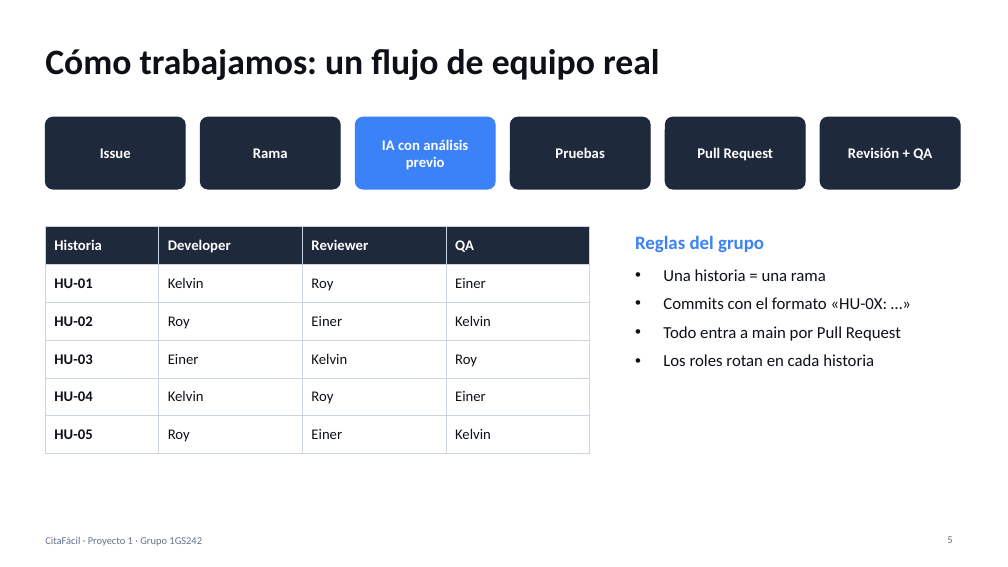
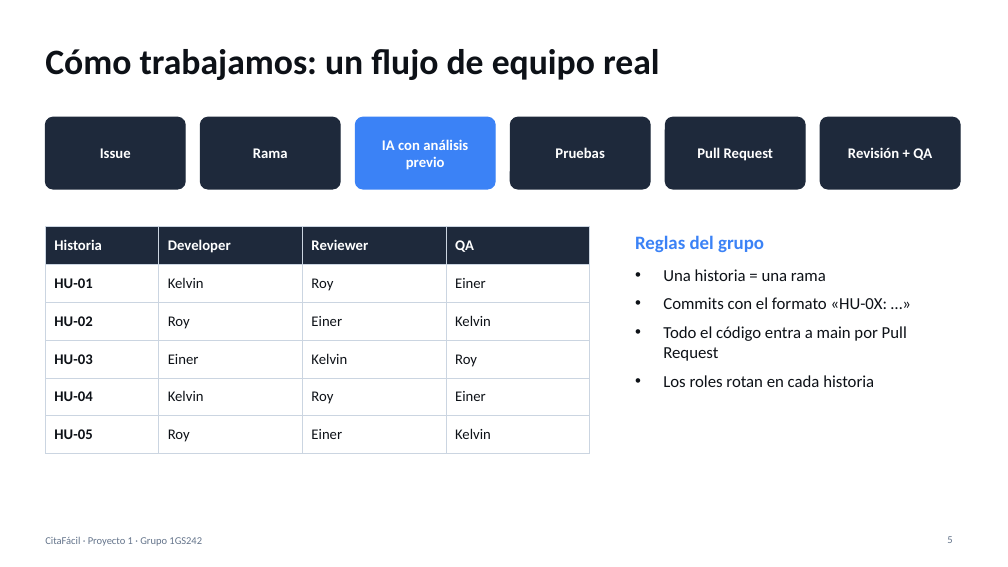
Before and after one commit to kelvinhe04/citafacil, a slide deck: slide 5 of docs/Presentacion_Proyecto1.pptx. Drawn at 1008x567 pixels with LibreOffice and Linux fonts; fonts in the diff are those of the drawing. Boxes give left, top, right and bottom in pixels: in the first picture for what was removed or moved away, otherwise in the second. Text is boxed around its words. In the diff, an @@ line names an element or a change of style, - is before the commit and + after.

```diff
--- a/docs/Presentacion_Proyecto1.pptx
+++ b/docs/Presentacion_Proyecto1.pptx
@@ text at (663,326,907,361): text changed @@
-• Todo entra a main por Pull Request
+• Todo el código entra a main por Pull Request
```
Also in this commit, not shown: 3 other slides changed, 2 other files.
